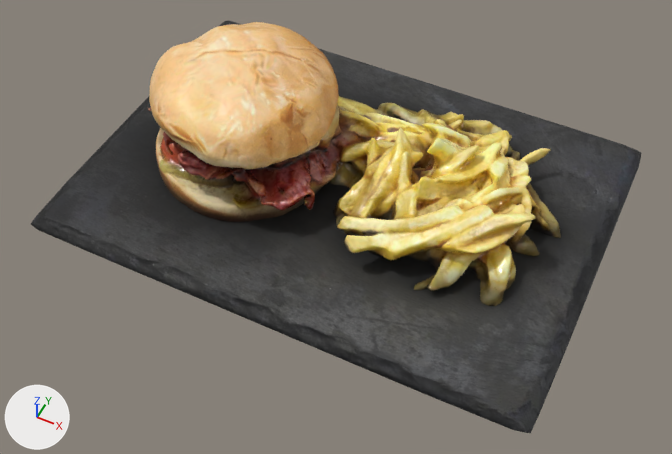
Before and after pictures for a commit that changed the glTF model Plato_03.glb.
The view is the same before and after, from a camera (50 mm lens) standing at (0.169, -0.366, 0.406) and looking at (0.009, -0.046, 0.006). Lighting does not change. The marker at lower left points along +X, +Y and +Z. The picture after the commit comes second. Where no turn or scale is listed for an object, it has been applied to the vertices.

Before the edit, the objects in view are built like this:
```python
me_3dmodel_002 = bpy.data.meshes.new('3DModel.002')
me_3dmodel_002.from_pydata(...)  # 13751 vertices, 26789 faces; spans x -0.135..0.127, y -0.069..0.072, z 0.003..0.078
me_3dmodel_002.materials.append(mat_burger_test03)
me_mesh = bpy.data.meshes.new('mesh')
me_mesh.from_pydata(...)  # 147 vertices, 290 faces; spans x -0.156..0.153, y -0.135..0.09, z 0.012..0.02
me_mesh.materials.append(mat_platp_pizarra_burger)
ob_burgertest03 = bpy.data.objects.new('BurgerTest03', me_3dmodel_002)
ob_burgertest03.location = (0.0, -0.0039, 0.0036)
ob_plato_pizarra_burger = bpy.data.objects.new('Plato Pizarra Burger', me_mesh)
ob_plato_pizarra_burger.location = (0.0, 0.0139, -0.0129)
```
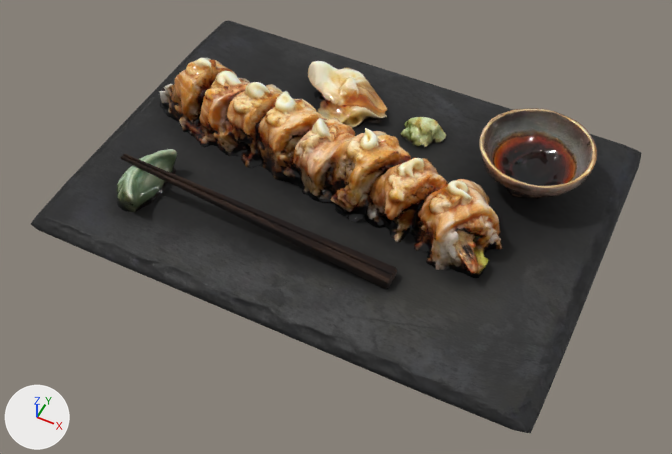
What differs and where, as boxes [x1, y1, x2, y2] in the pictures (672 x 454 px):
'BurgerTest03', deleted (beige)
    before: [148, 22, 561, 306]
'Sushi Ebi Roll 01 Decimate', added (orange)
    after: [117, 58, 597, 278]
'Chopsticks', added
    after: [120, 154, 397, 289]

Edits to the bpy script that builds the scene:
```text
Add img_wood_01:
    img_wood_01 = load_image('Wood_01', '_unpacked/Wood_01', 1472, 736, 'Non-Color')
Add img_chopsticks_diffuse_ao:
    img_chopsticks_diffuse_ao = load_image('Chopsticks_Diffuse+AO', '_unpacked/Chopsticks_Diffuse_AO', 512, 512, 'sRGB')
Add img_diffuse_002:
    img_diffuse_002 = load_image('Diffuse_002', '_unpacked/Diffuse_002', 2048, 2048, 'sRGB')
Add mat_material:
    mat_material = bpy.data.materials.new('Material')
    # uses the picture img_chopsticks_diffuse_ao
    # uses the picture img_wood_01
Add mat_3dmodel_002:
    mat_3dmodel_002 = bpy.data.materials.new('3DModel.002')
    # uses the picture img_diffuse_002
Add me_chopsticks:
    me_chopsticks.from_pydata(...)  # 708 vertices, 1408 faces; spans x -0.088..0.087, y -0.006..0.007, z -0.008..0.013
    me_chopsticks.materials.append(mat_material)
Add me_3dmodel_025:
    me_3dmodel_025.from_pydata(...)  # 13508 vertices, 26824 faces; spans x -0.143..0.131, y -0.092..0.078, z -0.013..0.035
    me_3dmodel_025.materials.append(mat_3dmodel_002)
Remove ob_burgertest03:
    ob_burgertest03 = bpy.data.objects.new('BurgerTest03', me_3dmodel_002)
    ob_burgertest03.location = (0.0, -0.0039, 0.0036)
Add ob_chopsticks:
    ob_chopsticks = bpy.data.objects.new('Chopsticks', me_chopsticks)
    ob_chopsticks.location = (-0.032, -0.0689, 0.0146)
Add ob_sushi_ebi_roll_01_decimate:
    ob_sushi_ebi_roll_01_decimate = bpy.data.objects.new('Sushi Ebi Roll 01 Decimate', me_3dmodel_025)
    ob_sushi_ebi_roll_01_decimate.location = (0.0, 0.0, 0.0192)
```
